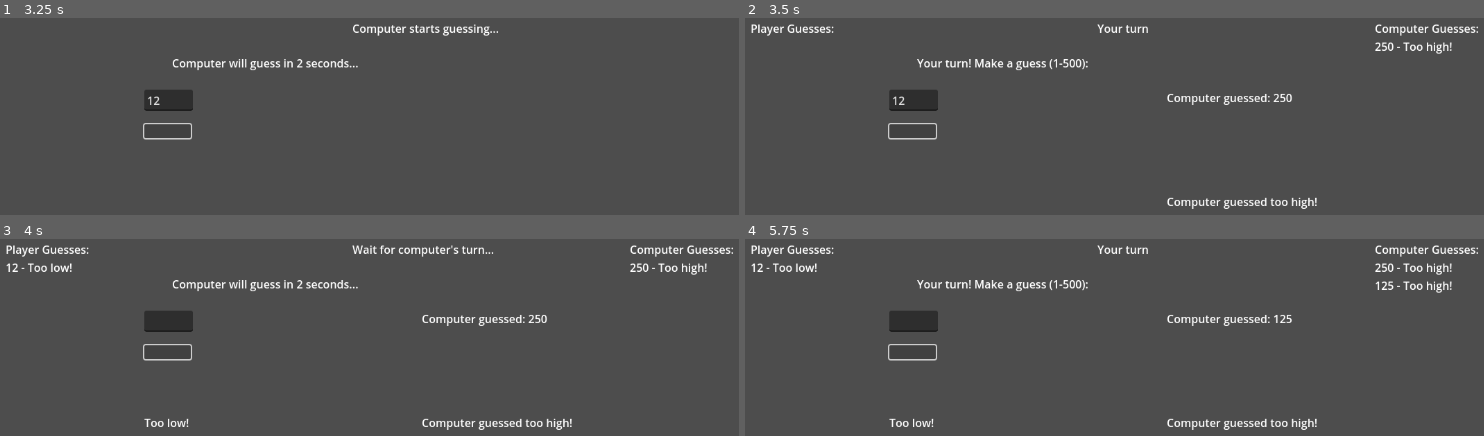
Above: before the commit, frames 1-4 (two rows, left to right).
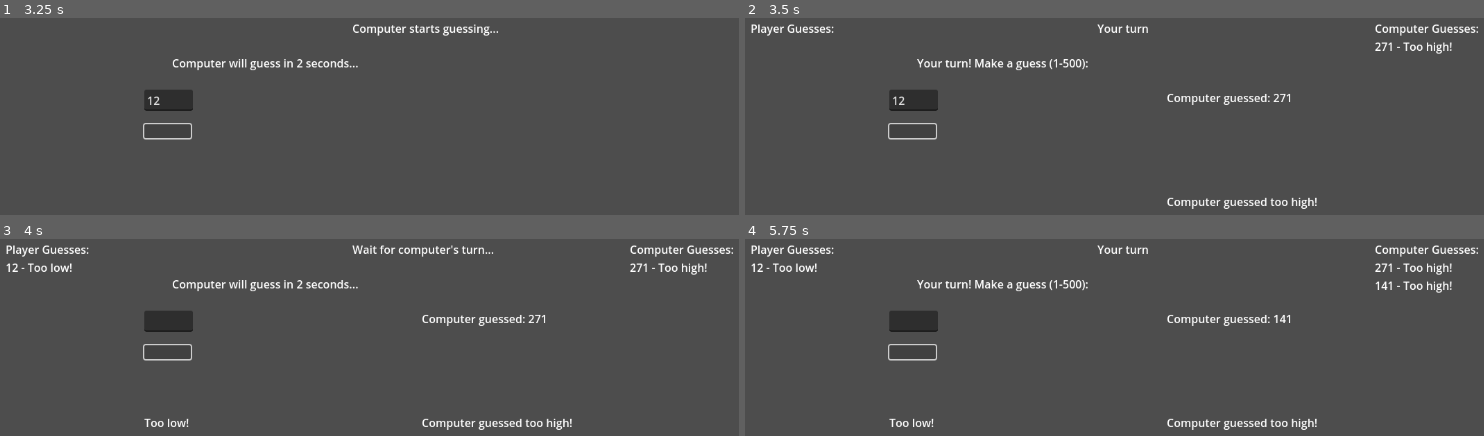
Above: after the commit, the same moments.

Repository: Quilfort/gameoff-2024
Game: Godot game, scene res://Scenes/before_battle.tscn
Two runs of this game, one before a commit and one after it. Both use one fixed random seed, a clock stepped at 60 frames per second and the inputs below.
Inputs (mouse positions are in pixels of both pictures, inside the frame that each line leads up to):
- Up to frame 1 (3.25 s): click (199, 81) at 0.52 s; type "12" at 0.6 s; click (406, 149) at 1.25 s; click (169, 100) at 2.02 s; type "12" at 2.1 s; click (169, 130) at 2.75 s
- Up to frame 2 (3.5 s): no input
- Up to frame 3 (4 s): click (169, 351) at 3.5 s
- Up to frame 4 (5.75 s): click (914, 351) at 4.25 s; tap Enter at 5 s

Frame 1 is identical in both runs. In frame 2, 0.1% of the frame differs, in the area x 72-88%, y 12-43%; in frame 3, 0.1%; in frame 4, 0.1%.

Commit message:
Add template for different computers

Diff:
--- a/game-off-2024/Scripts/Singleton/battle_data.gd
+++ b/game-off-2024/Scripts/Singleton/battle_data.gd
@@ -8,3 +8,7 @@
 
 # Player
 var player_number = 0
+
+# Computer
+var computer_name = ""
+var computer_strategy = ""
--- a/game-off-2024/Scripts/Singleton/computer_data.gd
+++ b/game-off-2024/Scripts/Singleton/computer_data.gd
@@ -1,5 +1,10 @@
 extends Node
 
 
-var computer_name = ""
-var computer_strategy = ""
+
+
+# Dictionary to store computer properties
+var uneven = {
+	"name": "uneven",
+	"computer_strategy": "uneven"
+}
--- a/game-off-2024/Scripts/battle.gd
+++ b/game-off-2024/Scripts/battle.gd
@@ -11,13 +11,13 @@
 var is_player_turn = false
 
 #Computer
-var computer_name = ComputerData.computer_name
+var computer_name = BattleData.computer_name
 var computer_attempts = 0
 var computer_timer = 0
 var computer_delay = 2.0
 
 # Computer Strategy
-var computer_strategy = ComputerData.computer_strategy
+var computer_strategy = BattleData.computer_strategy
 var computer_min = 1
 var computer_max = MAX_NUMBER
 var computer_previous_guesses = []
--- a/game-off-2024/Scripts/before_battle.gd
+++ b/game-off-2024/Scripts/before_battle.gd
@@ -4,14 +4,15 @@
 
 var player_number = 0
 var game_started = false
-var computer_name = "Mambo Nr 5"
-var computer_strategy = "half_guess"
+var computer_name = ComputerData.uneven.name
+var computer_strategy = ComputerData.uneven.computer_strategy
 
 func _ready():
 	setup_game()
 
 func setup_game():
 	$StartLabel.text = "Choice your Pokemon between 1 and %d." % MAX_NUMBER
+	print(ComputerData.uneven)
 
 func _on_start_button_pressed() -> void:
 	if !game_started:
@@ -39,8 +40,8 @@
 		BattleData.game_started = game_started
 		BattleData.player_number = player_number
 		# Set Computer Data
-		ComputerData.computer_strategy = computer_strategy
-		ComputerData.computer_name = computer_name
+		BattleData.computer_strategy = computer_strategy
+		BattleData.computer_name = computer_name
 		$GuessInput.clear()
 		BattleData.MAX_NUMBER = MAX_NUMBER
 		get_tree().change_scene_to_file("res://Scenes/battle.tscn")
